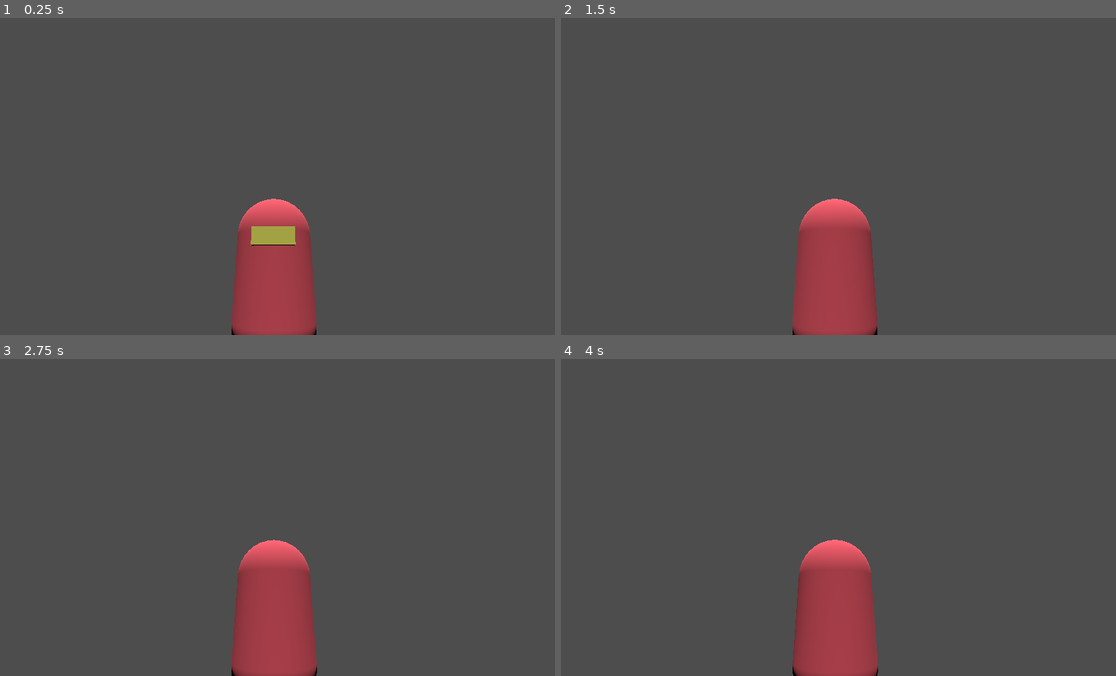
Above: before the commit, frames 1-4 (two rows, left to right).
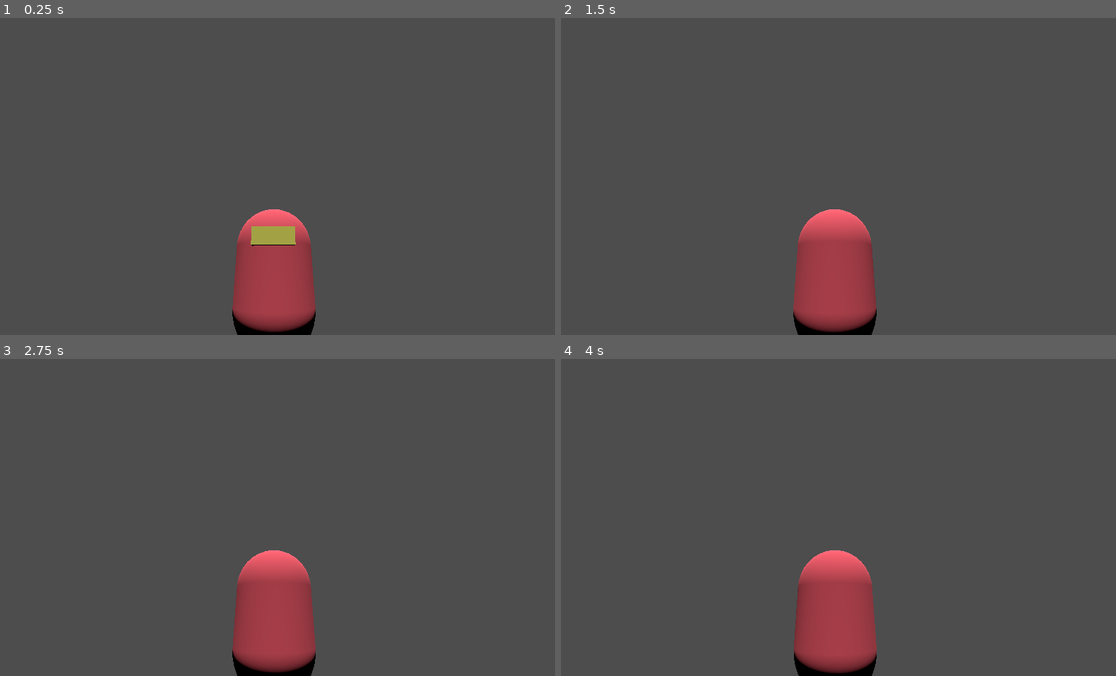
Above: after the commit, the same moments.

Repository: jamklex/3dshooter
Game: Godot game, scene res://scenes/ship/_main.tscn
The game is run twice, just before and just after one commit, with the same random seed, the same clock (stepped at 60 frames per second) and the same inputs.
Inputs (mouse positions are in pixels of both pictures, inside the frame that each line leads up to):
- Up to frame 1 (0.25 s): no input
- Up to frame 2 (1.5 s): tap Enter at 0.5 s; move the mouse to (866, 176) at 0.52 s; hold W (forward) from 0.53 s (still down); tap Space (jump) at 0.77 s; move the mouse to (805, 176) at 1.27 s
- Up to frame 3 (2.75 s): keep holding W (forward); tap Space (jump) at 1.52, 2 s; move the mouse to (288, 511) at 2.02 s
- Up to frame 4 (4 s): keep holding W (forward); tap Enter at 2.75 s; move the mouse to (827, 523) at 2.77 s; tap Space (jump) at 3.02, 3.5, 3.77 s; move the mouse to (877, 520) at 3.52 s

The runs differ from the first frame. In frame 1, 1.8% of the frame differs, in the area x 41-57%, y 57-100%; in frame 2, 2.0%; in frame 3, 2.0%, in the area x 41-58%, y 57-100%; in frame 4, 2.0%.

Commit message:
example setup

Diff:
--- a/assets/models/player/player.tscn
+++ b/assets/models/player/player.tscn
@@ -4,12 +4,14 @@
 [ext_resource type="Script" path="res://assets/models/player/camera-arm.gd" id="2_g5ejs"]
 
 [sub_resource type="CapsuleShape3D" id="CapsuleShape3D_vveou"]
+height = 1.72733
 
 [sub_resource type="StandardMaterial3D" id="StandardMaterial3D_oexap"]
 albedo_color = Color(1, 0.372549, 0.435294, 1)
 
 [sub_resource type="CapsuleMesh" id="CapsuleMesh_mdxky"]
 material = SubResource("StandardMaterial3D_oexap")
+height = 1.7
 
 [sub_resource type="StandardMaterial3D" id="StandardMaterial3D_qf3dd"]
 albedo_color = Color(1, 1, 0.427451, 1)
@@ -34,7 +36,7 @@
 
 [node name="CameraArm" type="SpringArm3D" parent="."]
 spring_length = 3.0
-margin = 0.2
+margin = 0.3
 script = ExtResource("2_g5ejs")
 
 [node name="Camera" type="Camera3D" parent="CameraArm"]
--- a/scenes/ship/_main.tscn
+++ b/scenes/ship/_main.tscn
@@ -1,6 +1,10 @@
-[gd_scene load_steps=2 format=3 uid="uid://bjs346sprn81u"]
+[gd_scene load_steps=6 format=3 uid="uid://bjs346sprn81u"]
 
 [ext_resource type="PackedScene" uid="uid://dmewbrgwb041y" path="res://assets/models/player/player.tscn" id="1_nxnoa"]
+[ext_resource type="PackedScene" uid="uid://bj0dmkliaxidt" path="res://assets/models/table/table.tscn" id="2_a5rda"]
+[ext_resource type="PackedScene" uid="uid://qqm10wa2jy86" path="res://assets/models/bed/bed.tscn" id="3_dttri"]
+[ext_resource type="PackedScene" uid="uid://k7hsukw5eo7h" path="res://assets/models/chest/chest.tscn" id="4_hcurt"]
+[ext_resource type="PackedScene" uid="uid://d2208iqm07icf" path="res://assets/models/chair/chair.tscn" id="5_g6pr5"]
 
 [node name="_main" type="Node3D"]
 
@@ -8,4 +12,16 @@
 transform = Transform3D(1, 0, 0, 0, 0.325882, 0.945411, 0, -0.945411, 0.325882, 0, 241.731, 0)
 
 [node name="Player" parent="." instance=ExtResource("1_nxnoa")]
-transform = Transform3D(1, 0, 0, 0, 1, 0, 0, 0, 1, -0.242119, -1.19209e-07, -0.649748)
+transform = Transform3D(1, 0, 0, 0, 1, 0, 0, 0, 1, 1.83974, 1.79401, -0.903078)
+
+[node name="table" parent="." instance=ExtResource("2_a5rda")]
+transform = Transform3D(1, 0, 0, 0, 1, 0, 0, 0, 1, 0, 0, 2)
+
+[node name="bed" parent="." instance=ExtResource("3_dttri")]
+transform = Transform3D(1, 0, 0, 0, 1, 0, 0, 0, 1, 2, 0, -1)
+
+[node name="chest" parent="." instance=ExtResource("4_hcurt")]
+transform = Transform3D(1, 0, 0, 0, 1, 0, 0, 0, 1, 1.52641, -0.0784573, 1.81188)
+
+[node name="chair" parent="." instance=ExtResource("5_g6pr5")]
+transform = Transform3D(-0.997574, 0, -0.0696173, 0, 1, 0, 0.0696173, 0, -0.997574, 0.0427959, -0.157461, 3.38089)
